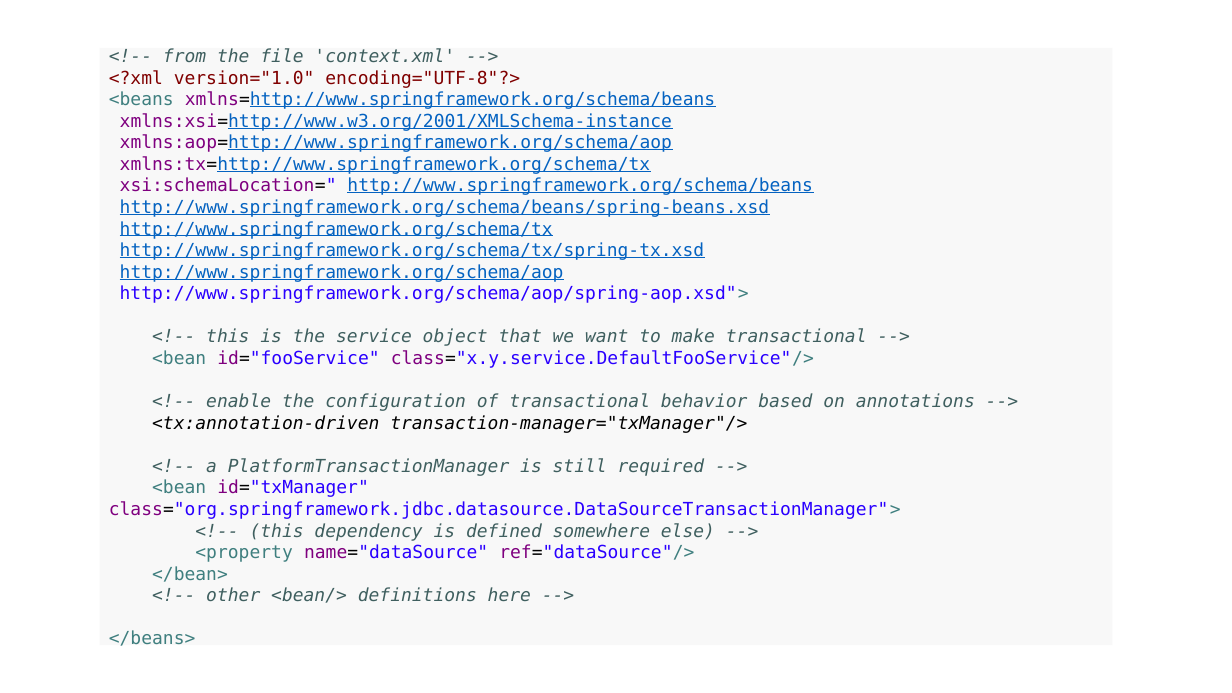
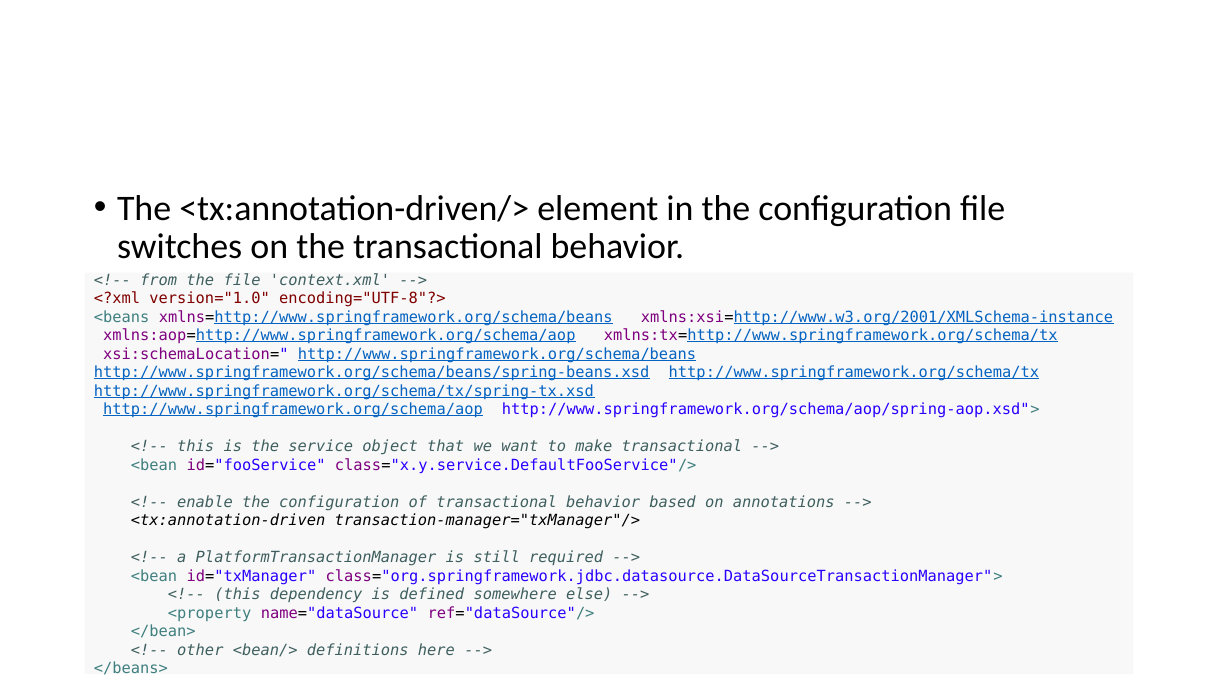
Before and after one commit to lawren43/mytest-repo, a slide deck: slide 17 of test-springmvc/doc/3.JPA+Spring.pptx (slide 19 before the commit). Drawn at 1232x693 pixels with LibreOffice and Linux fonts; fonts in the diff are those of the drawing. Boxes give left, top, right and bottom in pixels: in the first picture for what was removed or moved away, otherwise in the second. Text is boxed around its words. In the diff, an @@ line names an element or a change of style, - is before the commit and + after.

```diff
--- a/test-springmvc/doc/3.JPA+Spring.pptx
+++ b/test-springmvc/doc/3.JPA+Spring.pptx
@@ text added at <box>117,195,1005,259</box>, 28 pt, text #000000 @@
+• The <tx:annotation-driven/> element in the configuration file switches on the transactional behavior.
@@ rectangle "<!-- from the file 'context.xml' ...": place and size @@
-rectangle "<!-- from the file 'context.xml' ..." at <box>100,48,1113,645</box>
+rectangle "<!-- from the file 'context.xml' ..." at <box>85,273,1134,674</box>
@@ text in rectangle at <box>94,273,1003,675</box>: size 14 to 12 pt in "<!-- from the file 'context.xml' -->", "<?xml version="1.0" encoding="UTF-8"?>", "<!-- this is the service object that ...", "<bean id="fooService" class="x.y.service.DefaultFooService"/ ..." and 9 more places @@
@@ text in rectangle at <box>94,310,1113,418</box>: text changed; size 14 to 12 pt @@
-<beans xmlns=http://www.springframework.org/schema/beans
-xmlns:xsi=http://www.w3.org/2001/XMLSchema-instance
-xmlns:aop=http://www.springframework.org/schema/aop
-xmlns:tx=http://www.springframework.org/schema/tx
-xsi:schemaLocation=" http://www.springframework.org/schema/beans
-http://www.springframework.org/schema/beans/spring-beans.xsd
-http://www.springframework.org/schema/tx
-http://www.springframework.org/schema/tx/spring-tx.xsd
-http://www.springframework.org/schema/aop
-http://www.springframework.org/schema/aop/spring-aop.xsd">
+<beans xmlns=http://www.springframework.org/schema/beans xmlns:xsi=http://www.w3.org/2001/XMLSchema-instance
+xmlns:aop=http://www.springframework.org/schema/aop xmlns:tx=http://www.springframework.org/schema/tx
+xsi:schemaLocation=" http://www.springframework.org/schema/beans http://www.springframework.org/schema/beans/spring-beans.xsd http://www.springframework.org/schema/tx http://www.springframework.org/schema/tx/spring-tx.xsd
+http://www.springframework.org/schema/aop http://www.springframework.org/schema/aop/spring-aop.xsd">
```
Also in this commit, not shown: 20 other slides changed, 3 slides added, 9 slides removed.
